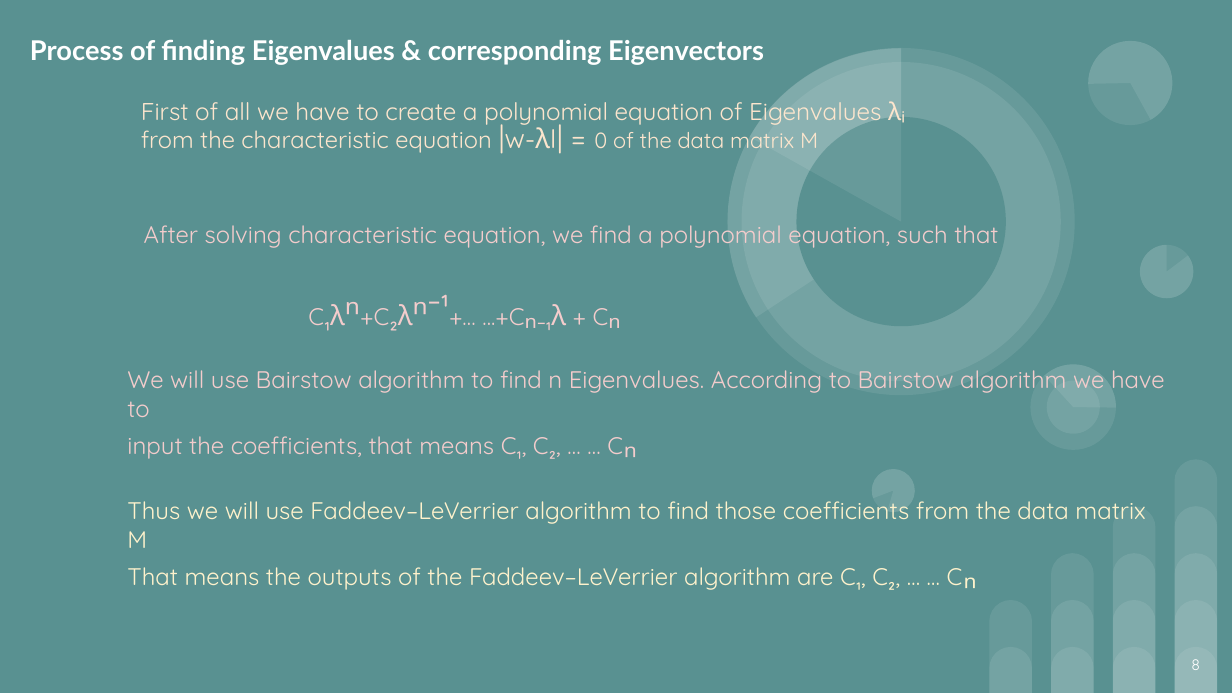
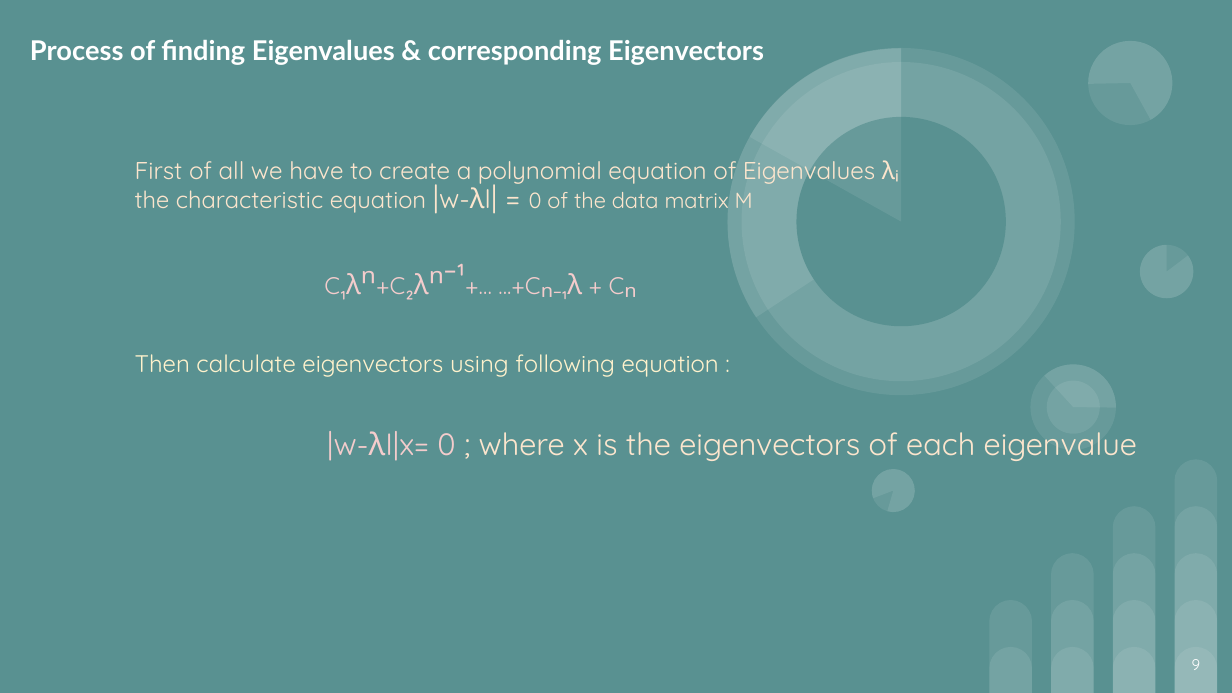
Before and after one commit to Juriez/SPL-1, a slide deck: slide 9 of Final Slide.pptx (slide 8 before the commit). Drawn at 1232x693 pixels with LibreOffice and Linux fonts; fonts in the diff are those of the drawing. Boxes give left, top, right and bottom in pixels: in the first picture for what was removed or moved away, otherwise in the second. Text is boxed around its words. In the diff, an @@ line names an element or a change of style, - is before the commit and + after.

```diff
--- a/Final Slide.pptx
+++ b/Final Slide.pptx
@@ subtitle "First of all we have ...": place and size @@
-subtitle "First of all we have ..." at [141, 95, 881, 153]
+subtitle "First of all we have ..." at [135, 161, 875, 213]
@@ subtitle at [135, 190, 753, 213]: text changed @@
-from the characteristic equation |w-λI| = 0 of the data matrix M
+the characteristic equation |w-λI| = 0 of the data matrix M
@@ text removed at [144, 225, 998, 248] @@
-After solving characteristic equation, we find a polynomial equation, such that
@@ text "C₁λⁿ+C₂λⁿ⁻¹+… ...+Cₙ₋₁λ + Cₙ": place and size @@
-text "C₁λⁿ+C₂λⁿ⁻¹+… ...+Cₙ₋₁λ + Cₙ" at [441, 295, 449, 307]
+text "C₁λⁿ+C₂λⁿ⁻¹+… ...+Cₙ₋₁λ + Cₙ" at [457, 264, 465, 276]
@@ text added at [135, 354, 719, 377], 14 pt, text #FFF2CC @@
+Then calculate eigenvectors using following equation :
@@ text removed at [127, 370, 1165, 459] @@
-We will use Bairstow algorithm to find n Eigenvalues. According to Bairstow algorithm we have to
-input the coefficients, that means C₁, C₂, … … Cₙ
@@ text added at [327, 431, 1137, 461], 18 pt, text #FCE5CD @@
+|w-λI|x= 0 ; where x is the eigenvectors of each eigenvalue
@@ text removed at [127, 501, 1145, 590] @@
-Thus we will use Faddeev–LeVerrier algorithm to find those coefficients from the data matrix M
-That means the outputs of the Faddeev–LeVerrier algorithm are C₁, C₂, … … Cₙ
@@ page number at [1192, 659, 1201, 670]: text changed @@
-8
+9
```
Also in this commit, not shown: 12 other slides changed, 1 slide added, 4 slides removed.
